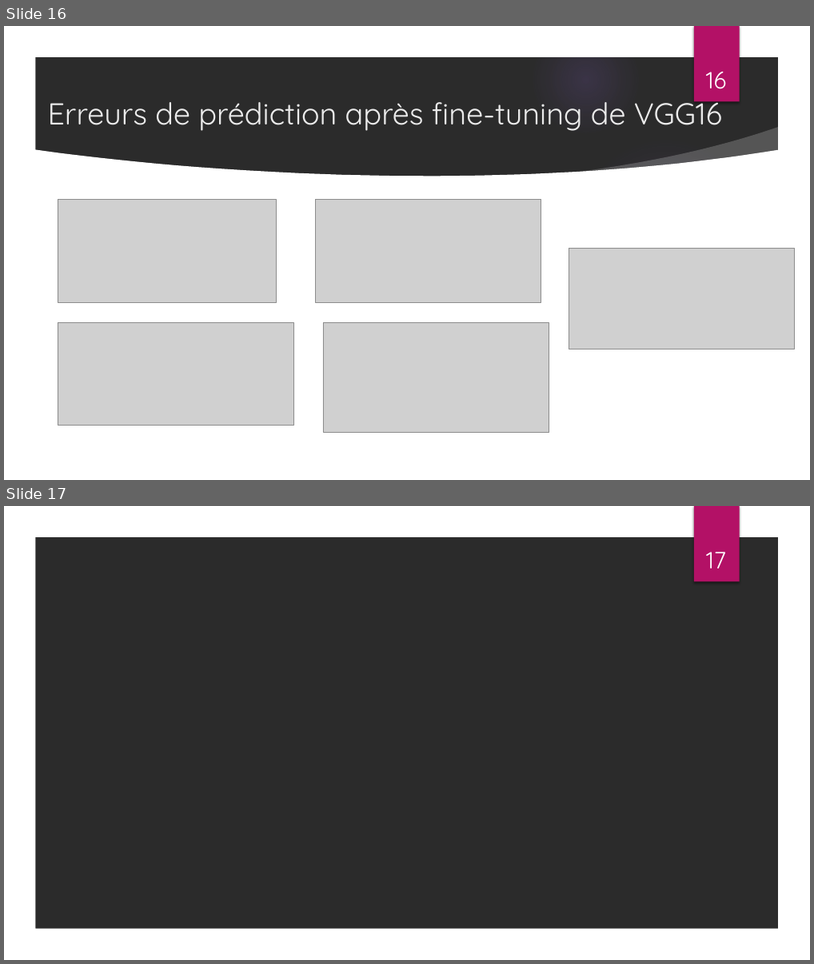
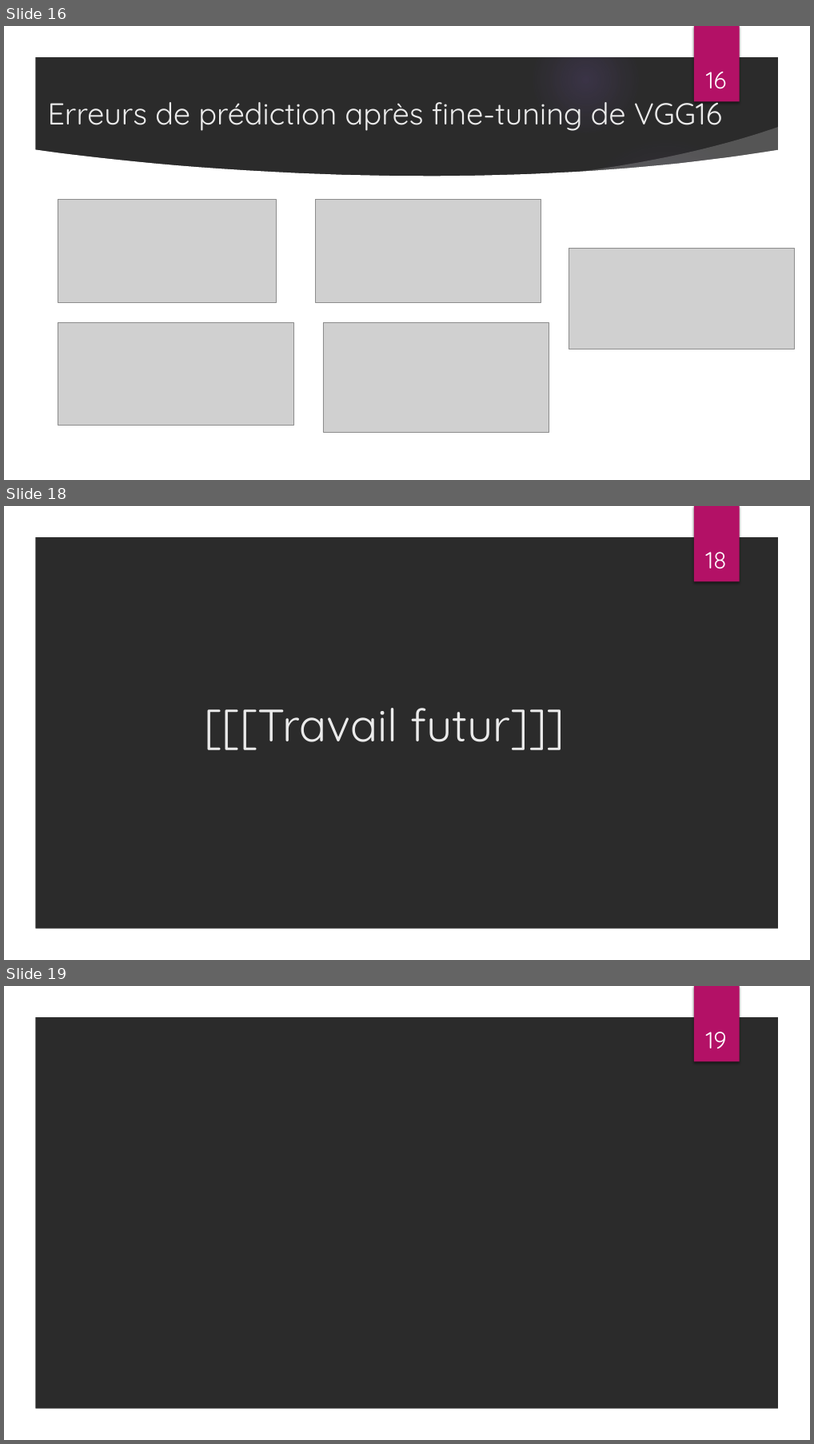
Before and after one commit to ThibaultDieudonne/Comments-and-Pictures-Classification, a slide deck: P6_01_presentation.pptx. Shown one above the other, each under a label of ours: slides 16 and 17 before the commit, slides 16, 18 and 19 after it; the slides between them are not shown. The pictures are 814x964 and 814x1444 pixels, drawn with LibreOffice and Linux fonts; fonts in the diff are those of the drawing; grey boxes stand for pictures; background and template pictures are left out; a plain dark background stands for a picture behind light text. Boxes give left, top, right and bottom in pixels: in the first picture for what was removed or moved away, otherwise in the second. Text is boxed around its words. In the diff, an @@ line names an element or a change of style, - is before the commit and + after.

```diff
--- a/P6_01_presentation.pptx
+++ b/P6_01_presentation.pptx
@@ slide 18 added at <box>4,506,810,960</box>, background picture (left out); not listed: 2 template elements that a slide beside it also shows @@
@@ page number added at <box>706,552,726,569</box>, 28 pt, text #FFFFFF @@
+18
@@ title added at <box>204,708,565,750</box>, 54 pt, text #EBEBEB @@
+[[[Travail futur]]]
@@ what was slide 17 is now slide 19 @@
@@ page number at <box>706,1032,727,1049</box>: text changed @@
-17
+19
```
Also in this commit, not shown: 1 other slide added, 7 other files.
